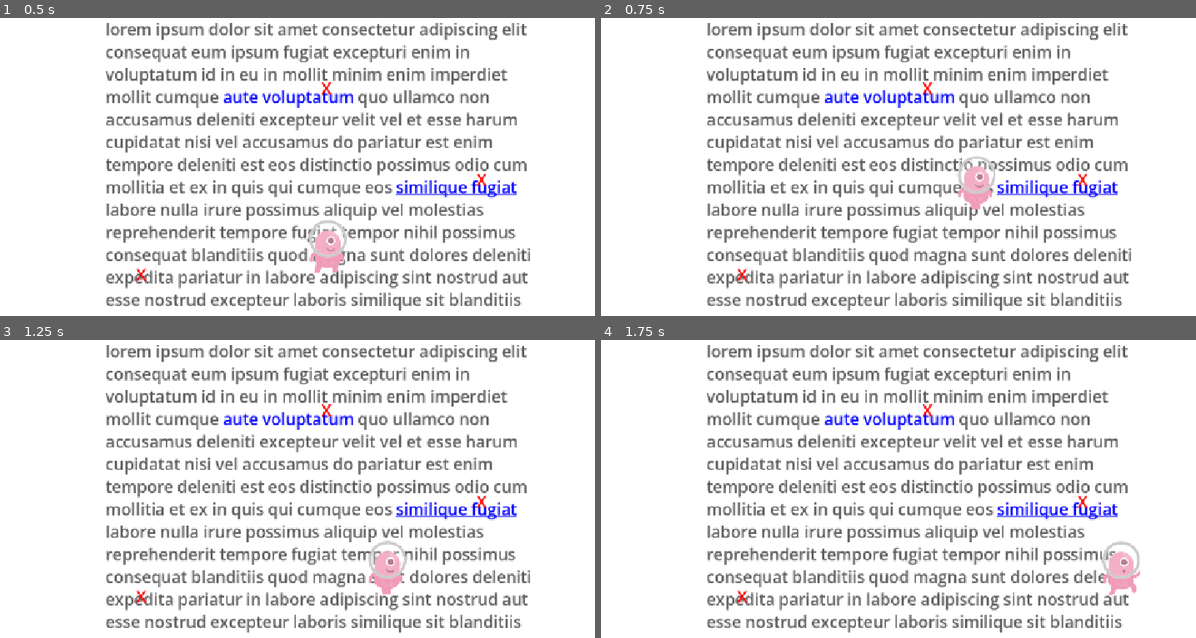
Above: before the commit, frames 1-4 (two rows, left to right).
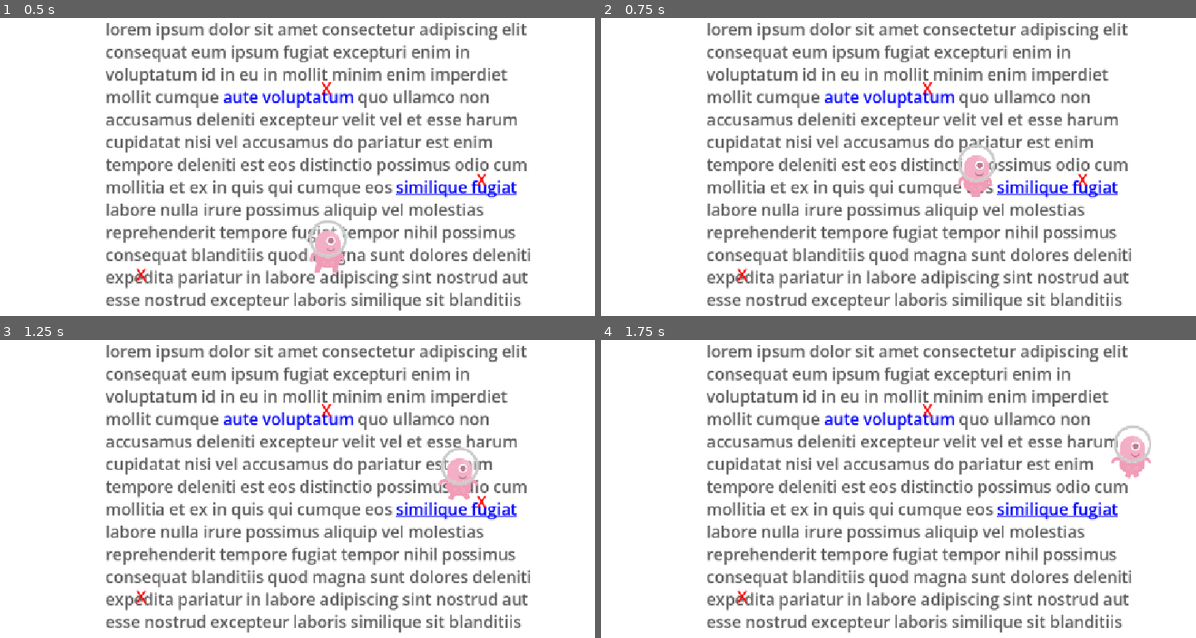
Above: after the commit, the same moments.

Repository: srikark45/AdBlock-Game
Game: Godot game, scene res://platformer/main.tscn
Two runs of this game, one before a commit and one after it. Both use one fixed random seed, a clock stepped at 60 frames per second and the inputs below.
Inputs:
- Up to frame 1 (0.5 s): no input
- Up to frame 2 (0.75 s): hold D (Right) from 0.53 s (still down); hold Space (Jump) from 0.53 s (still down)
- Up to frame 3 (1.25 s): keep holding D (Right); keep holding Space (Jump)
- Up to frame 4 (1.75 s): keep holding D (Right); release Space (Jump) at 1.28 s; tap S (Stomp) at 1.35 s; tap Space (Jump) at 1.52, 1.55 s

Frame 1 is identical in both runs. In frame 2, 0.7% of the frame differs, in the area x 59-67%, y 42-65%; in frame 3, 1.4%; in frame 4, 1.4%, in the area x 79-93%, y 28-86%.

Commit message:
Fixed floor jump detection. Slightly reduced jump values.

Diff:
--- a/platformer/main.tscn
+++ b/platformer/main.tscn
@@ -62,6 +62,15 @@
 collision_layer = 2
 
 [node name="CollisionShape2D" type="CollisionShape2D" parent="StaticBody2D3" unique_id=39758719]
+position = Vector2(-944, 1)
+shape = SubResource("RectangleShape2D_v0uhk")
+
+[node name="StaticBody2D4" type="StaticBody2D" parent="." unique_id=148235829]
+position = Vector2(1046, 321)
+collision_layer = 2
+
+[node name="CollisionShape2D" type="CollisionShape2D" parent="StaticBody2D4" unique_id=1236331098]
+position = Vector2(-67, -6)
 shape = SubResource("RectangleShape2D_v0uhk")
 
 [node name="PauseMenu" parent="." unique_id=1101973040 instance=ExtResource("3_v0uhk")]
--- a/platformer/player.gd
+++ b/platformer/player.gd
@@ -7,10 +7,10 @@
 const friction_per_s = 2000 # when not moving
 const air_factor = 0.5 # reduce accleration in midair
 
-const jump_impulse = 900 # initial jump speed
-const wall_jump_impulse_vertical = 600 # initial jump speed
-const wall_jump_impulse_horizontal = 600 # initial jump speed
-const jump_end_impulse = 450 # downward impulse on jump release
+const floor_jump_impulse = 700 # initial jump speed
+const wall_jump_impulse_vertical = 500 # initial jump speed
+const wall_jump_impulse_horizontal = 500 # initial jump speed
+const jump_end_impulse = 350 # downward impulse on jump release
 const jump_duration_s = 0.6 # maximum floaty time when holding jump
 
 const jump_input_buffer_duration = 0.1 # you can jump just before hitting the ground
@@ -77,19 +77,19 @@
 	if Input.is_action_pressed("Jump"):
 		# check if we are mostly on the ground, with some timing tolerance.
 		if coyote_time <= coyote_duration and jump_input_held_time <= jump_input_buffer_duration:
-			if last_surface_normal.y > .7:
-				velocity = jump_impulse * up_direction
+			if last_surface_normal.y < -.7: # floor jump
+				velocity = floor_jump_impulse * up_direction
 			else: # wall jump
 				var x_dir = sign(last_surface_normal.x)
 				velocity = wall_jump_impulse_horizontal * x_dir * Vector2.RIGHT \
 						+ wall_jump_impulse_vertical * up_direction
 			jump_time = 0
 			coyote_time = 999
-			jump_input_held_time = 2 # prevents double-triggering via input buffer
+			jump_input_held_time = 2 # prevents wall jump from instantly triggering
 		jump_input_held_time += _delta
 	elif Input.is_action_just_released("Jump"):
 		# Apply downward force on jump end, diminishing with jump duration
-		velocity += up_direction * jump_end_impulse * max(0, 1 - jump_time / jump_duration_s)
+		velocity += up_direction * -jump_end_impulse * max(0, 1 - jump_time / jump_duration_s)
 		jump_input_held_time = 0
 		jump_time = 999
 
--- a/ui/victory_screen.tscn
+++ b/ui/victory_screen.tscn
@@ -1,12 +1,11 @@
 [gd_scene format=3 uid="uid://bj66hmd8wtily"]
 
-[ext_resource type="Script" uid="uid://de2o3536jmr1q" path="res://ui/victory_screen.gd" id="1_oh8u7"]
+[ext_resource type="Script" uid="uid://3l0x0s5qae53" path="res://ui/victory_screen.gd" id="1_oh8u7"]
 
 [node name="VictoryScreen" type="CanvasLayer" unique_id=710399741]
 script = ExtResource("1_oh8u7")
 
 [node name="Panel" type="Panel" parent="." unique_id=2064498976]
-visible = false
 custom_minimum_size = Vector2(260, 180)
 anchors_preset = 8
 anchor_left = 0.5
@@ -21,9 +20,12 @@
 grow_vertical = 2
 
 [node name="VBox" type="VBoxContainer" parent="Panel" unique_id=1656549168]
-layout_mode = 0
-offset_right = 40.0
-offset_bottom = 40.0
+layout_mode = 1
+anchors_preset = 15
+anchor_right = 1.0
+anchor_bottom = 1.0
+grow_horizontal = 2
+grow_vertical = 2
 
 [node name="Title" type="Label" parent="Panel/VBox" unique_id=851008619]
 layout_mode = 2
Not shown, added: ui/victory_screen.gd.uid
